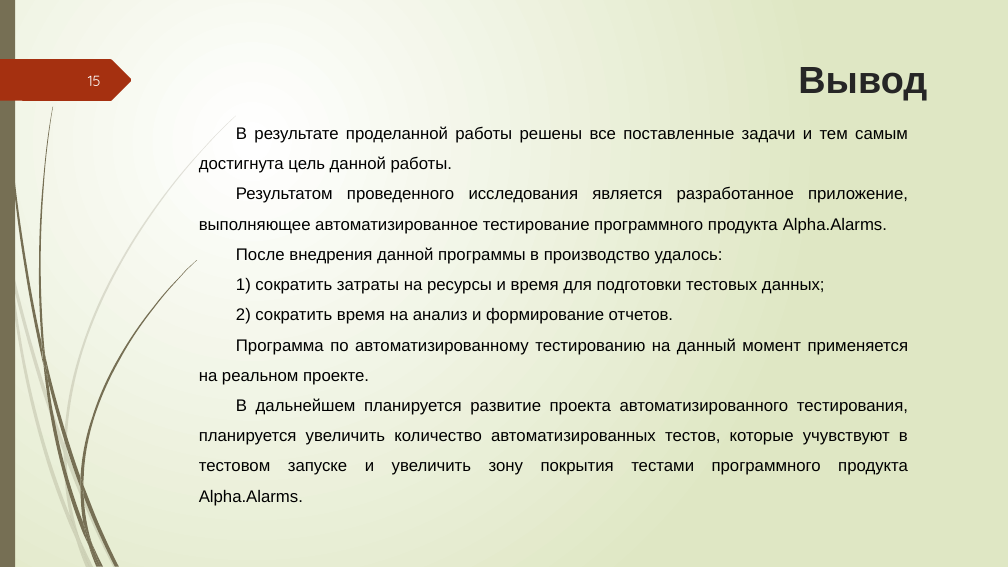
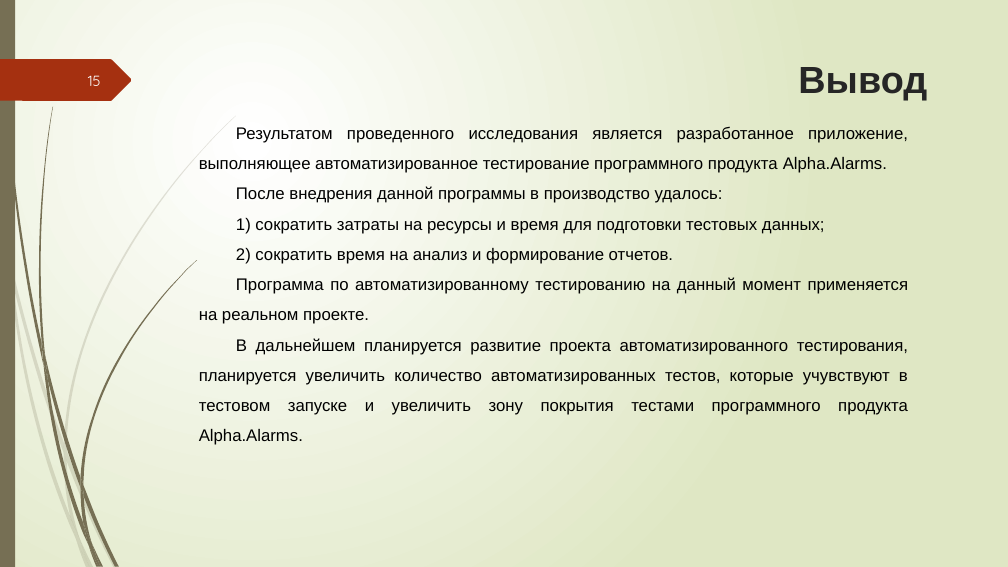
Before and after one commit to Sergeygaan/Lab1, a slide deck: slide 15 of Сдать/Презентация.pptx. Drawn at 1008x567 pixels with LibreOffice and Linux fonts; fonts in the diff are those of the drawing. Boxes give left, top, right and bottom in pixels: in the first picture for what was removed or moved away, otherwise in the second. Text is boxed around its words. In the diff, an @@ line names an element or a change of style, - is before the commit and + after.

Commit message:
йцу

```diff
--- a/Сдать/Презентация.pptx
+++ b/Сдать/Презентация.pptx
@@ text at (199,126,908,173): paragraph removed @@
-В результате проделанной работы решены все поставленные задачи и тем самым достигнута цель данной работы.
```
